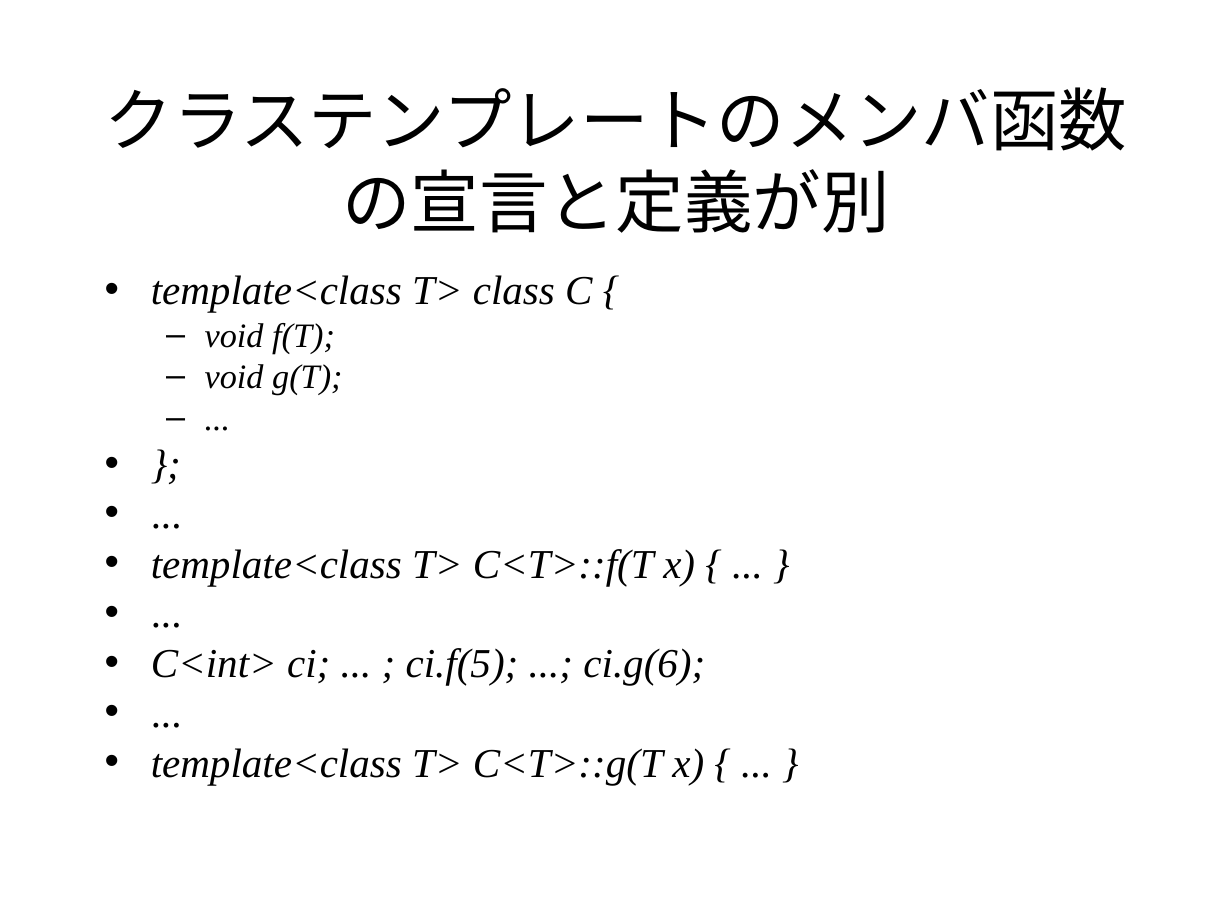
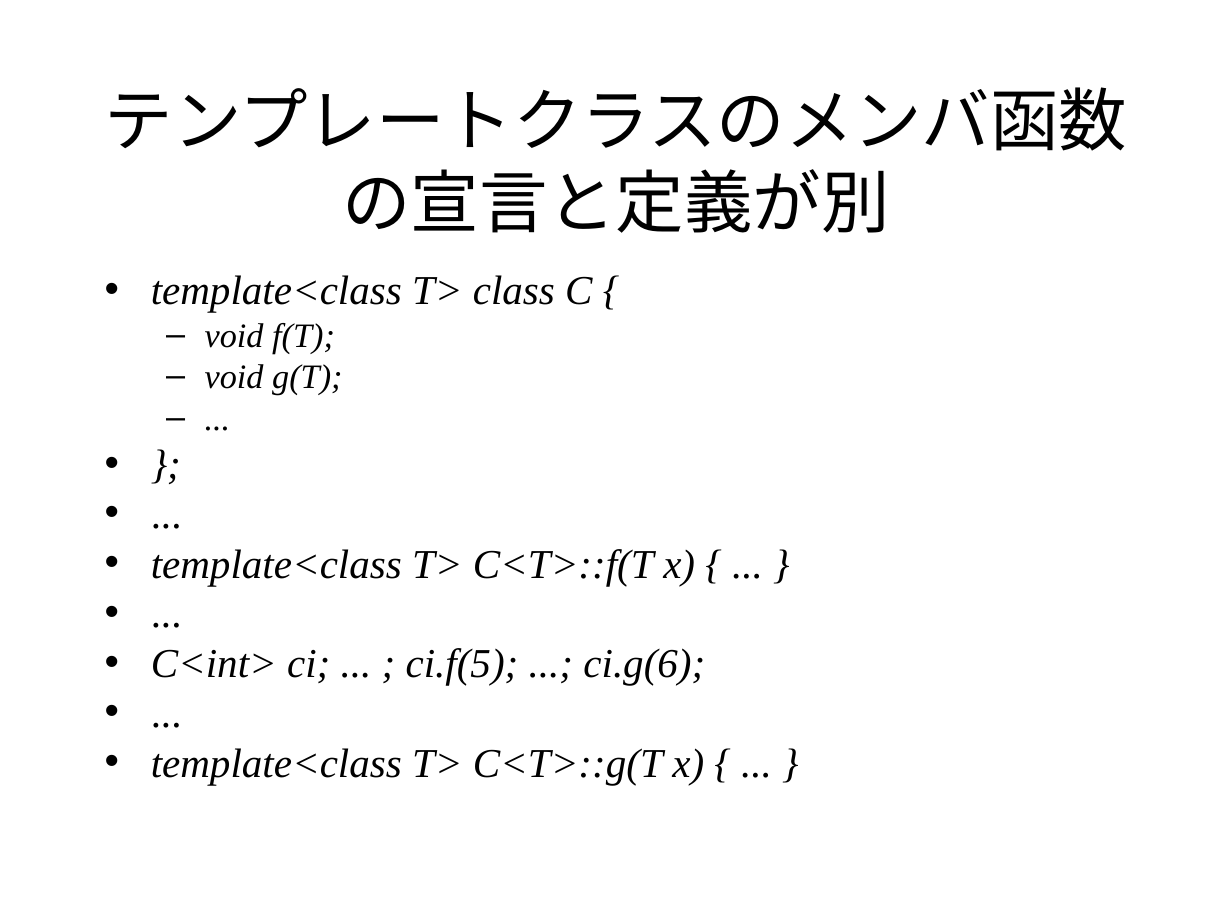
Before and after one commit to KeiHasegawa/cxx_doc, a slide deck: slide 3 of 15_template_mem_fun_instatiate.ppt. Drawn at 1232x924 pixels with LibreOffice and Linux fonts; fonts in the diff are those of the drawing. Boxes give left, top, right and bottom in pixels: in the first picture for what was removed or moved away, otherwise in the second. Text is boxed around its words. In the diff, an @@ line names an element or a change of style, - is before the commit and + after.

```diff
--- a/15_template_mem_fun_instatiate.ppt
+++ b/15_template_mem_fun_instatiate.ppt
@@ title at box(105, 87, 1127, 233): text changed @@
-クラステンプレートのメンバ函数の宣言と定義が別
+テンプレートクラスのメンバ函数の宣言と定義が別
```
Also in this commit, not shown: 1 other slide changed, 3 other files.
